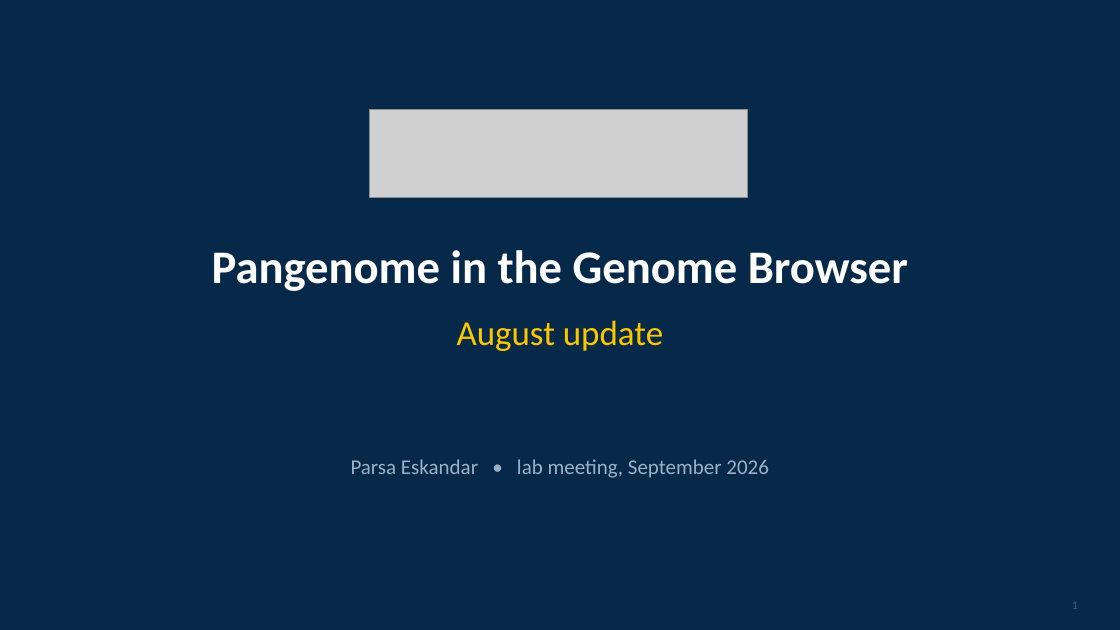
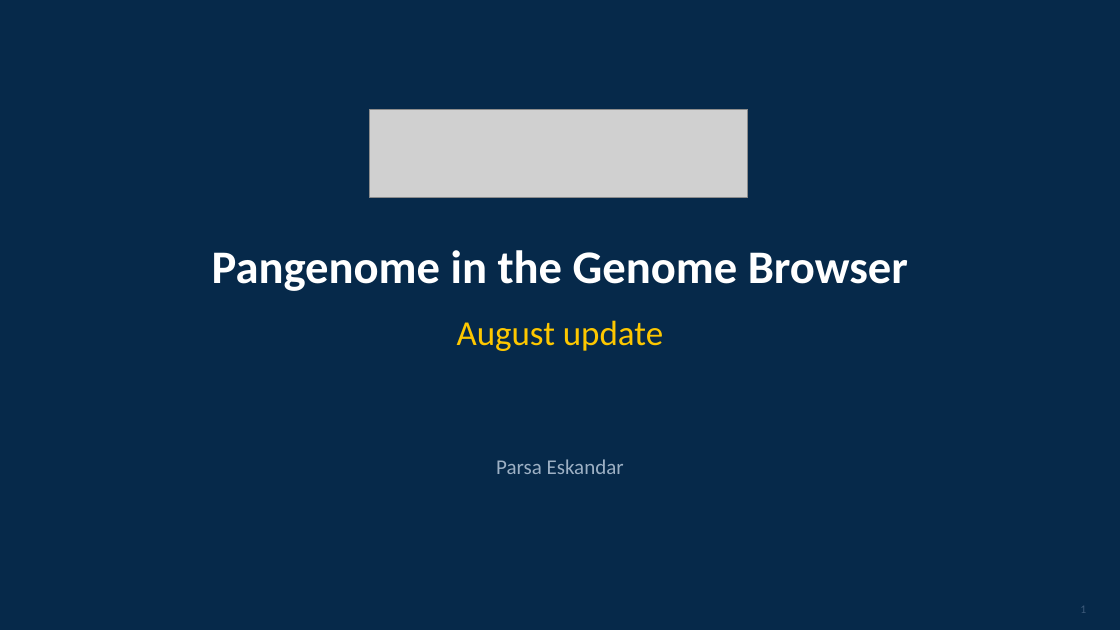
Before and after one commit to parsaeskandar/hprc_2026_poster, a slide deck: slide 1 of talk/lab_meeting_2026-09.pptx. Drawn at 1120x630 pixels with LibreOffice and Linux fonts; fonts in the diff are those of the drawing; grey boxes stand for pictures. Boxes give left, top, right and bottom in pixels: in the first picture for what was removed or moved away, otherwise in the second. Text is boxed around its words. In the diff, an @@ line names an element or a change of style, - is before the commit and + after.

```diff
--- a/talk/lab_meeting_2026-09.pptx
+++ b/talk/lab_meeting_2026-09.pptx
@@ text at bbox=[496, 459, 624, 474]: text changed @@
-Parsa Eskandar • lab meeting, September 2026
+Parsa Eskandar
@@ text "1": place and size @@
-text "1" at bbox=[1072, 602, 1078, 609]
+text "1" at bbox=[1080, 606, 1086, 613]
```
Also in this commit, not shown: 1 other slide changed, 6 slides added, 4 slides removed, 5 other files.
